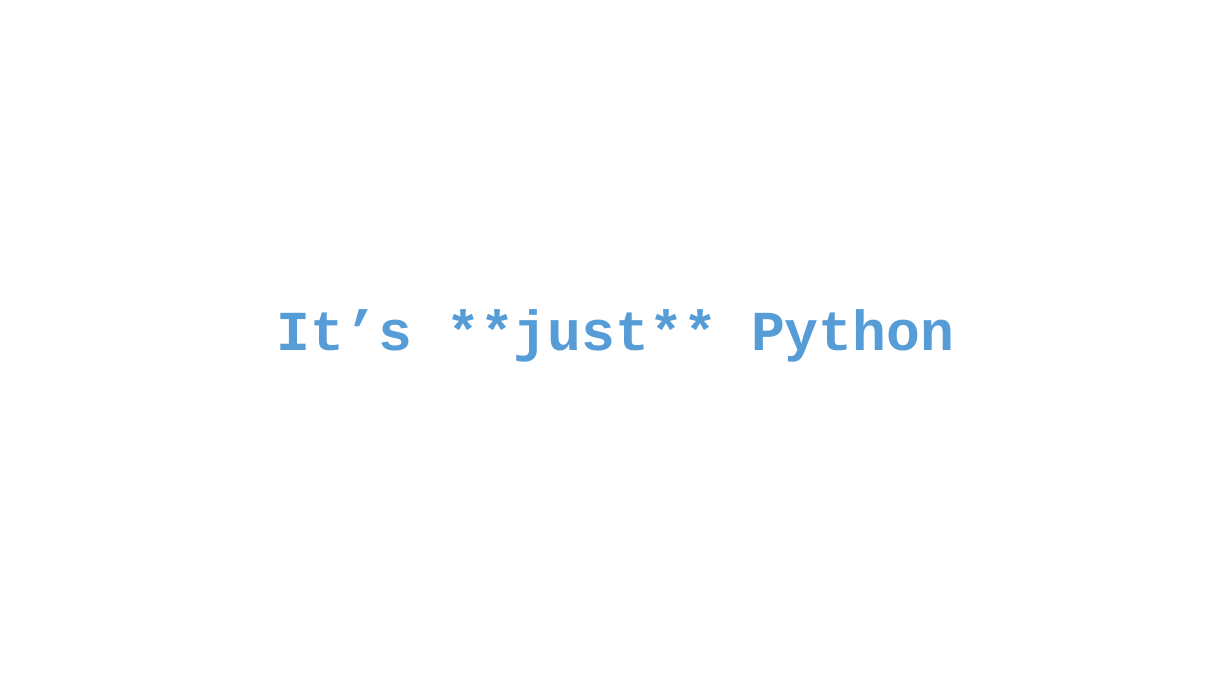
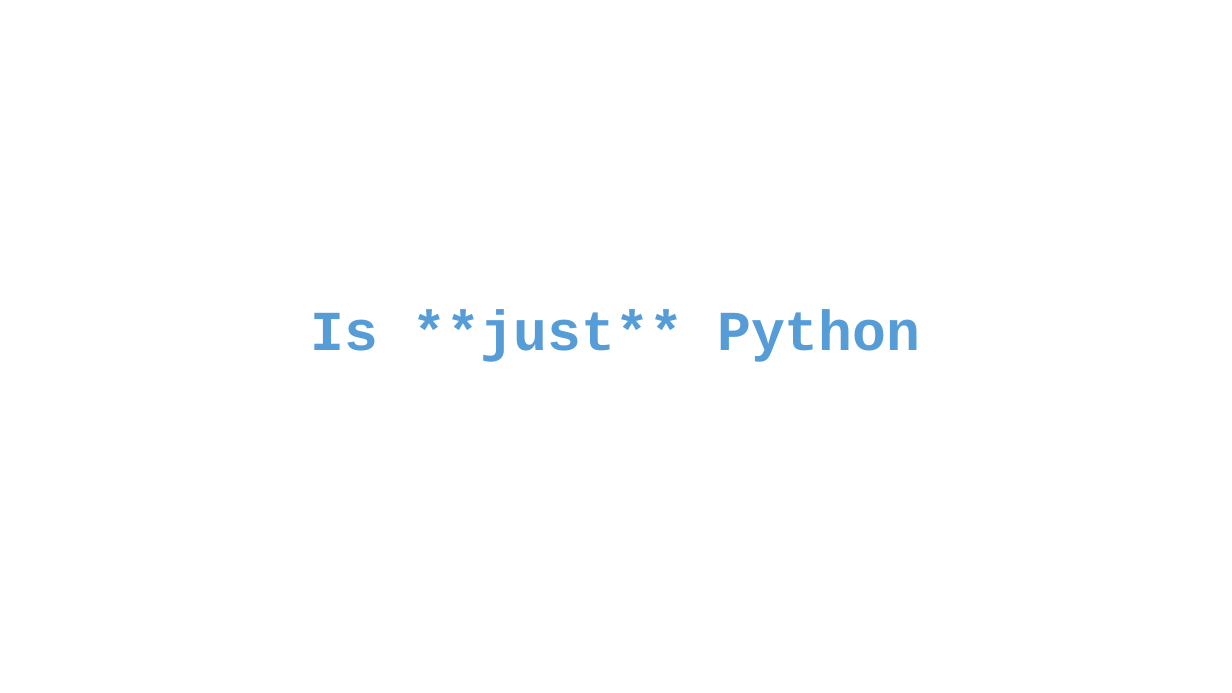
Before and after one commit to ryancheley/djangocon-us-2023, a slide deck: slide 43 of Contributing-to-Django.pptx (slide 30 before the commit). Drawn at 1232x693 pixels with LibreOffice and Linux fonts; fonts in the diff are those of the drawing. Boxes give left, top, right and bottom in pixels: in the first picture for what was removed or moved away, otherwise in the second. Text is boxed around its words. In the diff, an @@ line names an element or a change of style, - is before the commit and + after.

```diff
--- a/Contributing-to-Django.pptx
+++ b/Contributing-to-Django.pptx
@@ title at bbox=[311, 309, 920, 362]: text changed @@
-It’s **just** Python
+Is **just** Python
```
Also in this commit, not shown: 2 other slides changed, 16 slides added.
